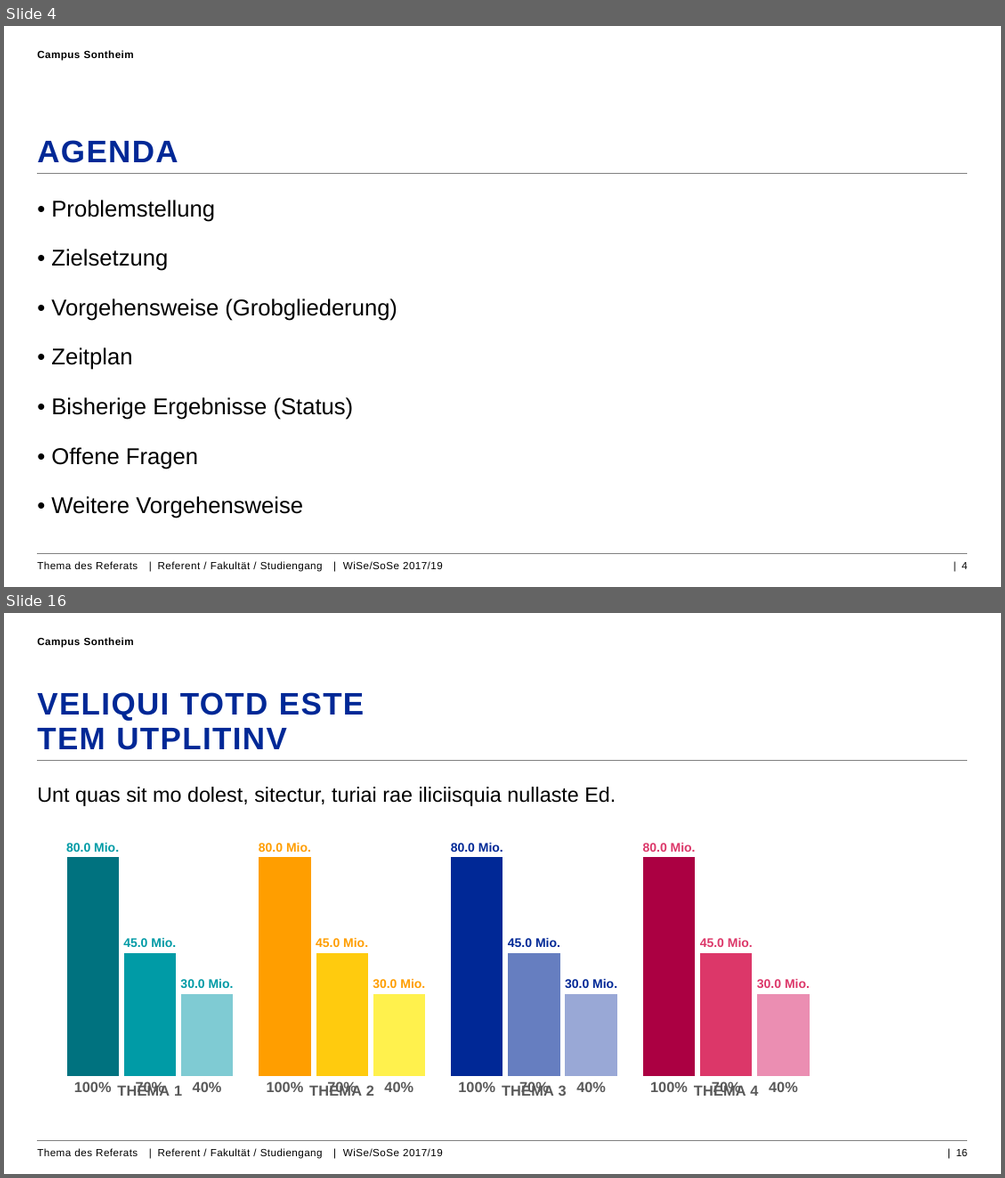
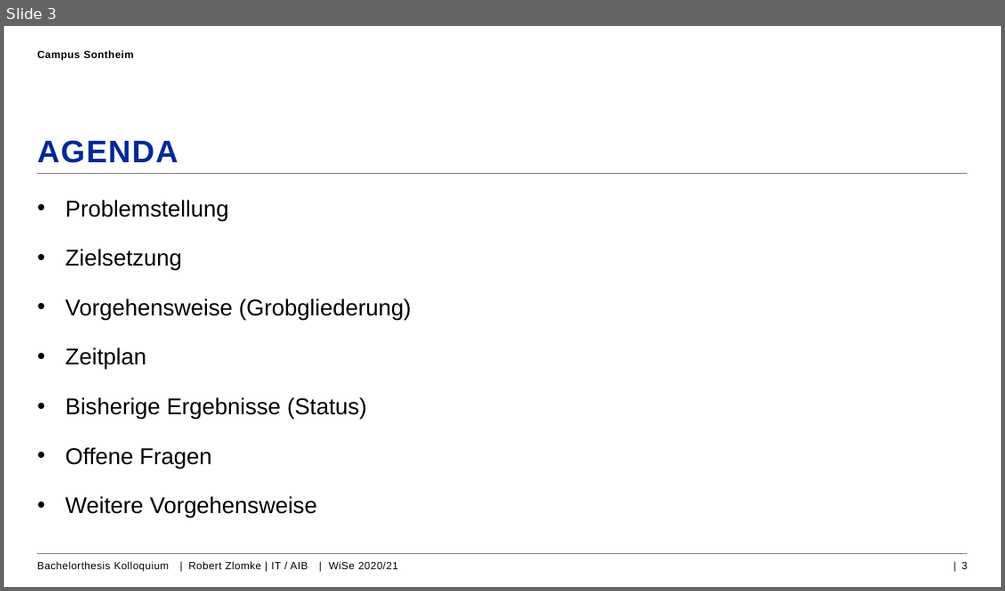
Before and after one commit to RobZlo/Studium, a slide deck: Kolloquium_Präsentation_RobertZlomle.pptx. Shown one above the other, each under a label of ours: slides 4 and 16 before the commit, slide 3 after it; the slides between them are not shown. The pictures are 1005x1178 and 1005x591 pixels, drawn with LibreOffice and Linux fonts; fonts in the diff are those of the drawing; background and template pictures are left out. Boxes give left, top, right and bottom in pixels: in the first picture for what was removed or moved away, otherwise in the second. Text is boxed around its words. In the diff, an @@ line names an element or a change of style, - is before the commit and + after.

```diff
--- a/Kolloquium_Präsentation_RobertZlomle.pptx
+++ b/Kolloquium_Präsentation_RobertZlomle.pptx
@@ slide 16 removed at bbox=[4, 613, 1001, 1174], background #FFFFFF; not listed: 2 template elements that a slide beside it also shows @@
@@ text removed at bbox=[37, 637, 134, 648] @@
-Campus Sontheim
@@ title removed at bbox=[37, 692, 364, 750] @@
-VELIQUI TOTD ESTE
-TEM UTPLITINV
@@ text removed at bbox=[37, 787, 615, 806] @@
-Unt quas sit mo dolest, sitectur, turiai rae iliciisquia nullaste Ed.
@@ column chart removed at bbox=[37, 823, 967, 1124] @@
-categories: THEMA 1, THEMA 2, THEMA 3, THEMA 4
-Series 1: 80, 80, 80, 80
-Series 2: 45, 45, 45, 45
-Series 3: 30, 30, 30, 30
@@ text removed at bbox=[74, 1081, 112, 1092] @@
-100%
@@ text removed at bbox=[136, 1080, 165, 1095] @@
-70%
@@ text removed at bbox=[193, 1081, 222, 1092] @@
-40%
@@ text removed at bbox=[267, 1081, 304, 1092] @@
-100%
@@ text removed at bbox=[327, 1080, 356, 1095] @@
-70%
@@ text removed at bbox=[384, 1081, 413, 1092] @@
-40%
@@ text removed at bbox=[458, 1081, 495, 1092] @@
-100%
@@ text removed at bbox=[519, 1080, 549, 1095] @@
-70%
@@ text removed at bbox=[576, 1081, 606, 1092] @@
-40%
@@ text removed at bbox=[650, 1081, 688, 1092] @@
-100%
@@ text removed at bbox=[712, 1080, 741, 1095] @@
-70%
@@ text removed at bbox=[769, 1081, 798, 1092] @@
-40%
@@ text removed at bbox=[37, 1148, 443, 1159] @@
-Thema des Referats | Referent / Fakultät / Studiengang | WiSe/SoSe 2017/19
@@ page number removed at bbox=[956, 1149, 968, 1156] @@
-| 16
@@ what was slide 4 is now slide 3 @@
@@ slide 3 changed as well @@
@@ text at bbox=[65, 200, 412, 518]: text changed @@
-• Problemstellung
-• Zielsetzung
-• Vorgehensweise (Grobgliederung)
-• Zeitplan
-• Bisherige Ergebnisse (Status)
-• Offene Fragen
-• Weitere Vorgehensweise
+• Problemstellung
+• Zielsetzung
+• Vorgehensweise (Grobgliederung)
+• Zeitplan
+• Bisherige Ergebnisse (Status)
+• Offene Fragen
+• Weitere Vorgehensweise
@@ text at bbox=[37, 561, 398, 572]: text changed @@
-Thema des Referats | Referent / Fakultät / Studiengang | WiSe/SoSe 2017/19
+Bachelorthesis Kolloquium | Robert Zlomke | IT / AIB | WiSe 2020/21
@@ page number at bbox=[962, 562, 967, 569]: text changed @@
-| 4
+| 3
```
Also in this commit, not shown: 1 other slide changed, 15 slides added, 14 other slides removed, 5 other files.
